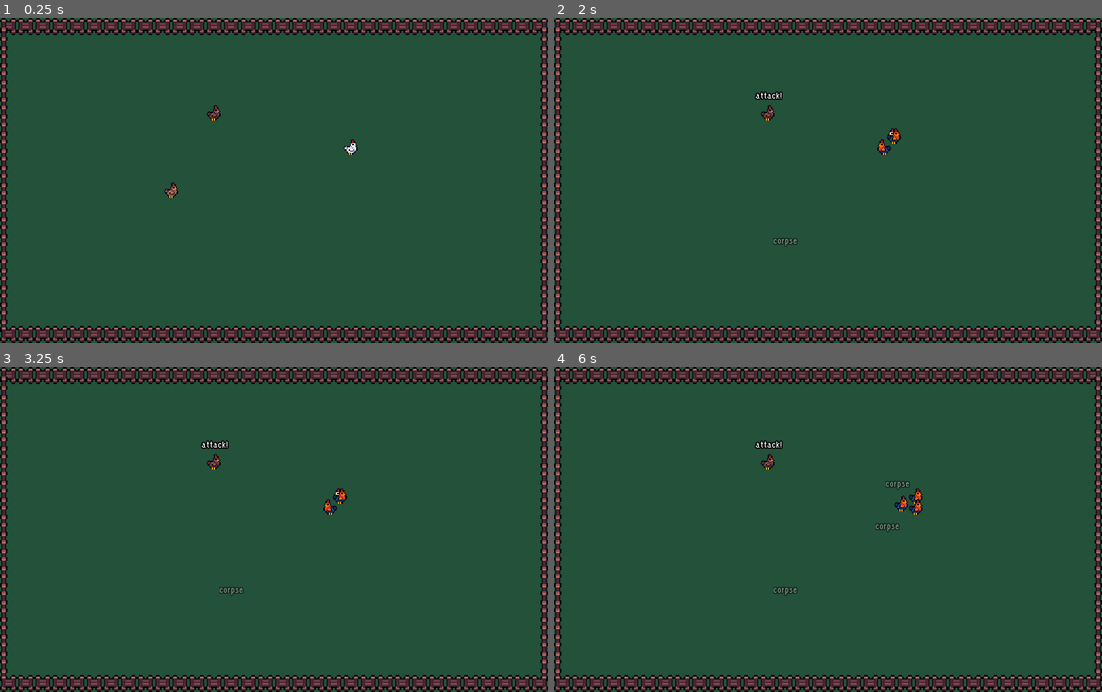
Above: before the commit, frames 1-4 (two rows, left to right).
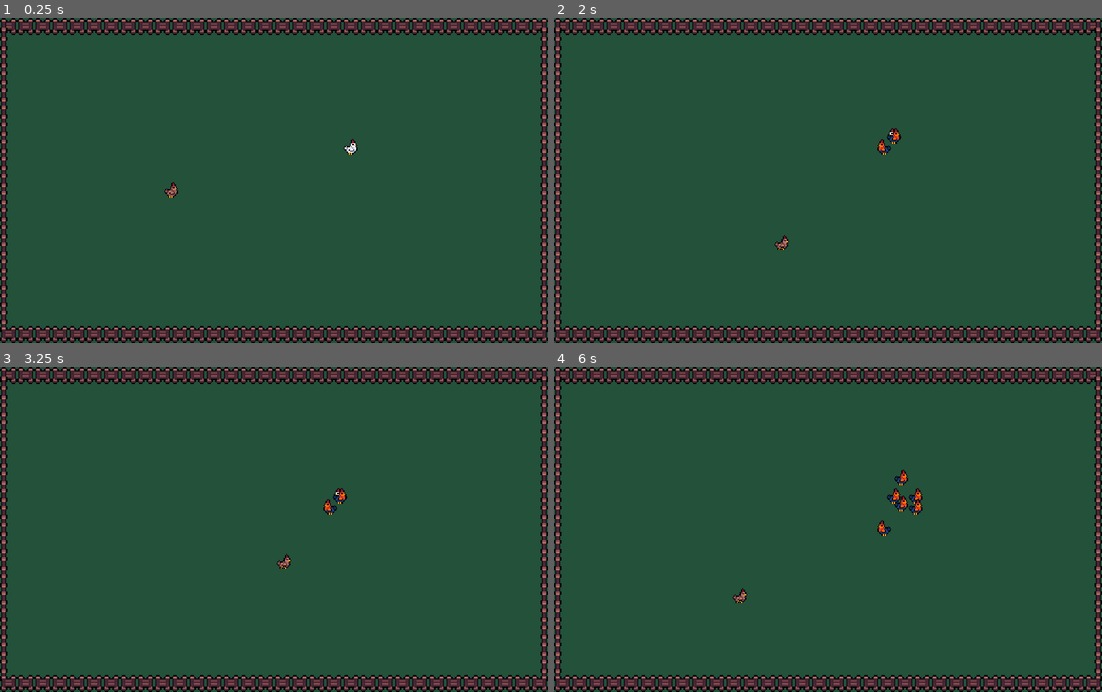
Above: after the commit, the same moments.

Repository: gtarsia/farm
Game: Godot game, scene res://Main.tscn
Two runs of this game, one before a commit and one after it. Both use one fixed random seed, a clock stepped at 60 frames per second and the inputs below.
Inputs:
- Up to frame 1 (0.25 s): no input
- Up to frame 2 (2 s): hold Right (ui_right) 0.53-1.28 s; hold Down (ui_down) from 1.28 s (still down)
- Up to frame 3 (3.25 s): release Down (ui_down) at 2.03 s; hold Right (ui_right) 2.03-2.78 s; hold Up (ui_up) from 2.78 s (still down)
- Up to frame 4 (6 s): release Up (ui_up) at 3.53 s; hold Left (ui_left) 3.53-5.03 s; hold Down (ui_down) 5.03-5.78 s; hold Right (ui_right) from 5.78 s (still down)

The runs differ from the first frame. In frame 1, less than 0.1% of the frame differs, in the area x 37-41%, y 26-32%; in frame 2, 0.3%; in frame 3, 0.3%; in frame 4, 0.6%, in the area x 32-65%, y 22-73%.

Commit message:
Remove psycho chicken

Diff:
--- a/World.tscn
+++ b/World.tscn
@@ -1,10 +1,9 @@
-[gd_scene load_steps=6 format=2]
+[gd_scene load_steps=5 format=2]
 
 [ext_resource path="res://art/Floor.tres" type="TileSet" id=1]
 [ext_resource path="res://art/Walls.tres" type="TileSet" id=2]
 [ext_resource path="res://entities/PlayerChicken.tscn" type="PackedScene" id=3]
 [ext_resource path="res://entities/chickens/breeder/AIBreeder.tscn" type="PackedScene" id=4]
-[ext_resource path="res://entities/chickens/psycho/AIPsychoChicken.tscn" type="PackedScene" id=5]
 
 [node name="Node2D" type="Node2D"]
 
@@ -25,6 +24,3 @@
 
 [node name="AIBreeder" parent="." instance=ExtResource( 4 )]
 position = Vector2( 328, 120 )
-
-[node name="PsychoChicken" parent="." instance=ExtResource( 5 )]
-position = Vector2( 200, 88 )
